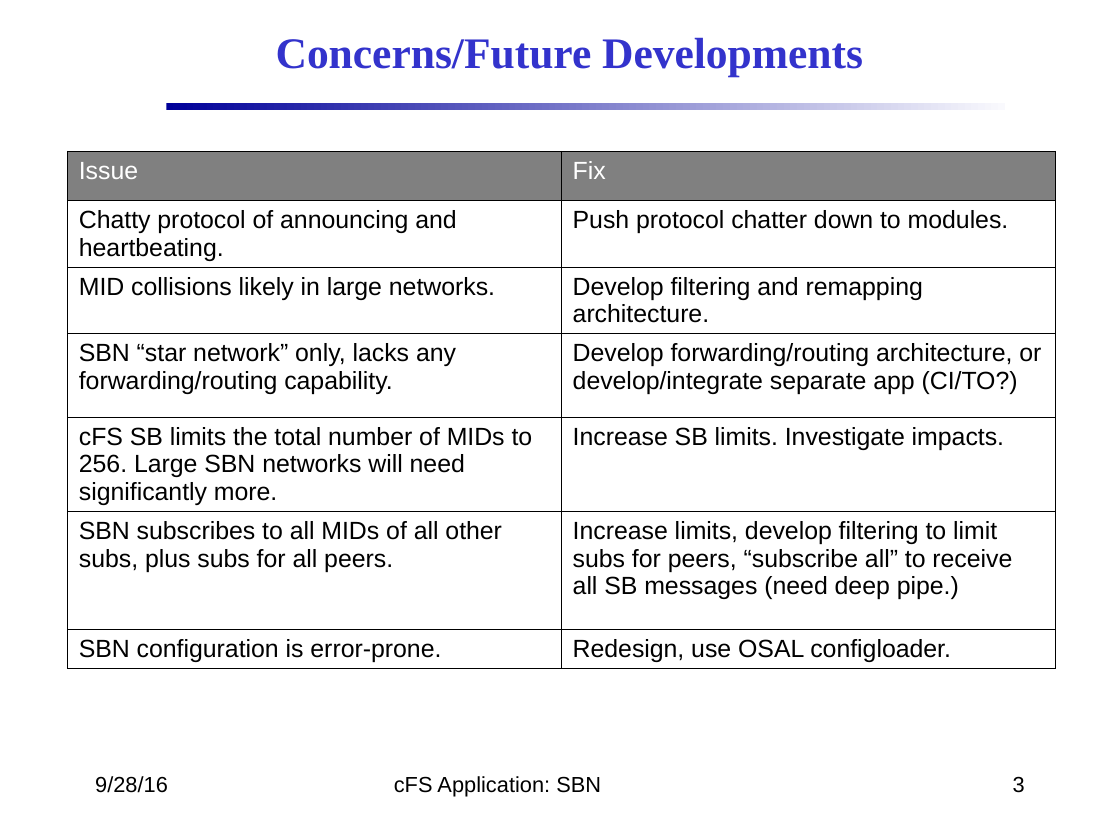
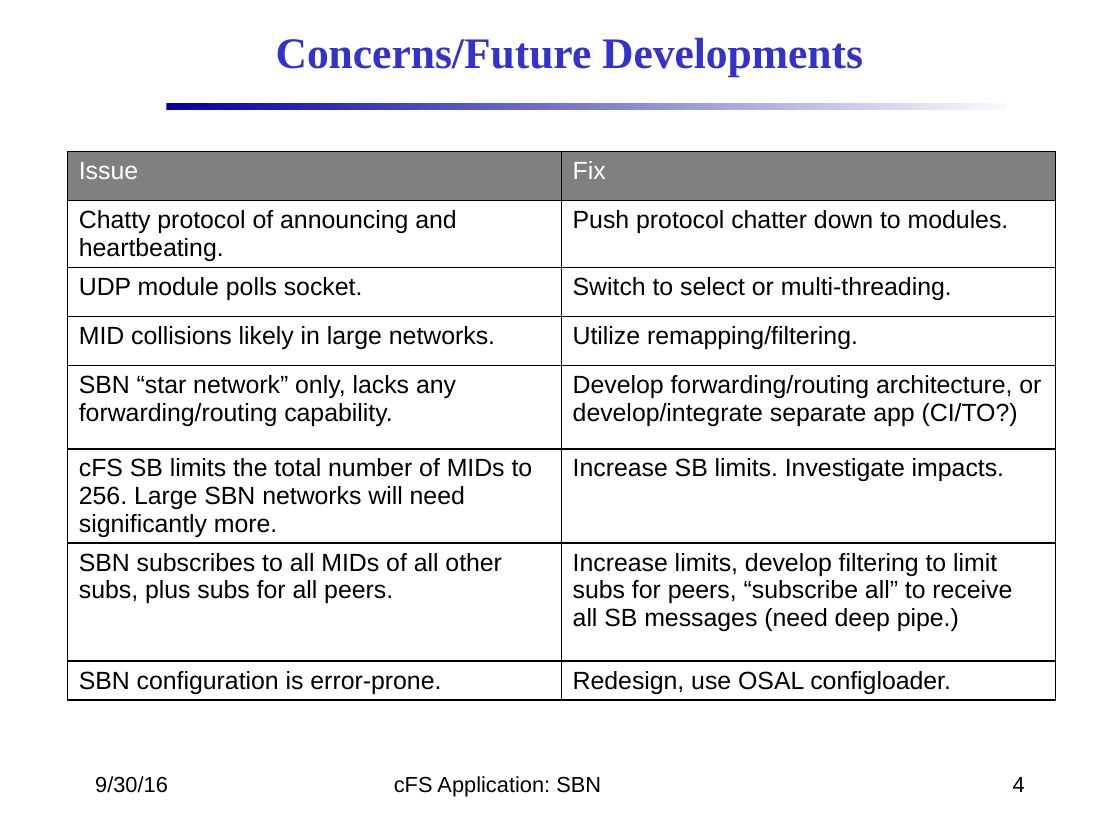
Before and after one commit to nasa/SBN, a slide deck: slide 4 of docs/SBN_Design.pptx (slide 3 before the commit). Drawn at 1120x840 pixels with LibreOffice and Linux fonts; fonts in the diff are those of the drawing; background and template pictures are left out. Boxes give left, top, right and bottom in pixels: in the first picture for what was removed or moved away, otherwise in the second. Text is boxed around its words. In the diff, an @@ line names an element or a change of style, - is before the commit and + after.

```diff
--- a/docs/SBN_Design.pptx
+++ b/docs/SBN_Design.pptx
@@ table at [67,151,1055,713] @@
-row 3: MID collisions likely in large networks. | Develop filtering and remapping architecture.
+row 3: UDP module polls socket. | Switch to select or multi-threading.
+row 4: MID collisions likely in large networks. | Utilize remapping/filtering.
@@ text at [95,776,168,793]: text changed @@
-9/28/16
+9/30/16
@@ page number at [1013,777,1025,792]: text changed @@
-3
+4
```
Also in this commit, not shown: 15 other slides changed, 1 slide added.
